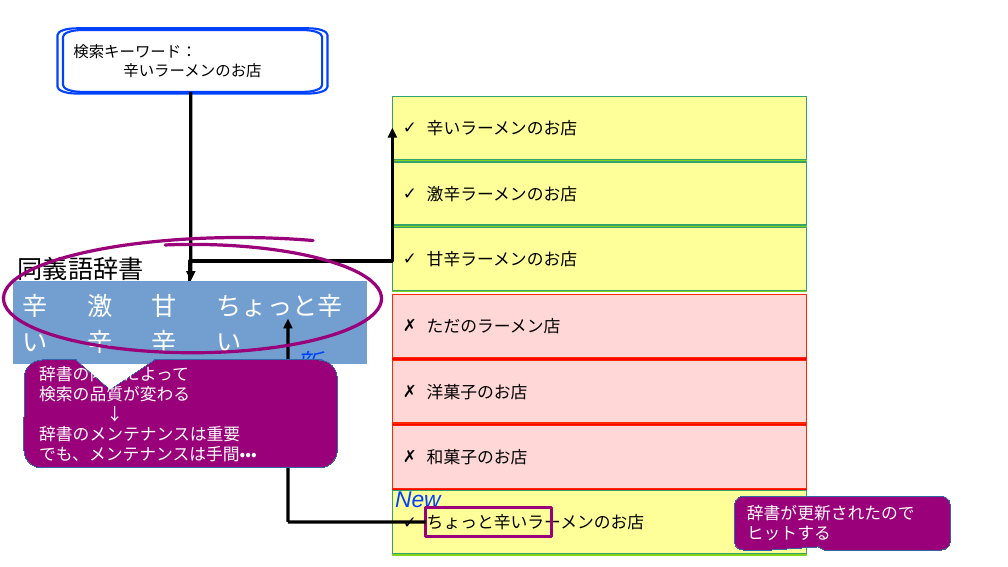
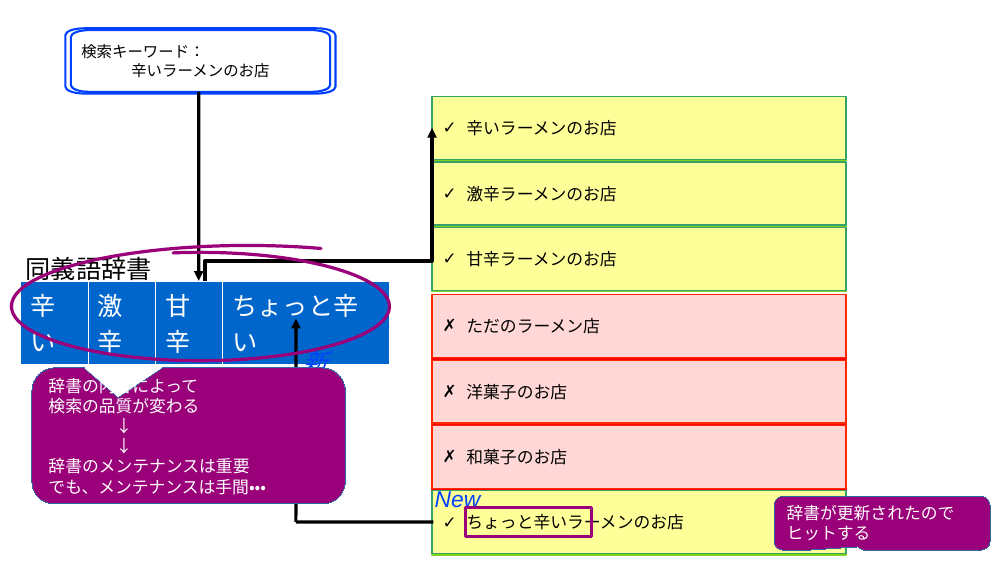
Before and after one commit to komainu8/rabbit-slide-komainu8-postgresql-conference-japan-2025, a slide deck: slide 5 of images.odp. Drawn at 1008x567 pixels with LibreOffice and Linux fonts; fonts in the diff are those of the drawing. Boxes give left, top, right and bottom in pixels: in the first picture for what was removed or moved away, otherwise in the second. Text is boxed around its words. In the diff, an @@ line names an element or a change of style, - is before the commit and + after.

```diff
--- a/images.odp
+++ b/images.odp
@@ 3 freeform shapes, 2 texts, 2 arrows, 1 line: place and size @@
-3 freeform shapes, 2 texts, 2 arrows, 1 line at (18, 28, 425, 522)
+3 freeform shapes, 2 texts, 2 arrows, 1 line at (26, 28, 433, 522)
@@ elbow arrow moved from (190, 281) - (392, 128) to (205, 281) - (432, 128) @@
@@ arc (boxed as its full ellipse): place and size @@
-arc (boxed as its full ellipse) at (4, 245, 382, 353)
+arc (boxed as its full ellipse) at (11, 252, 389, 360)
@@ arc (boxed as its full ellipse): place and size @@
-arc (boxed as its full ellipse) at (4, 238, 477, 359)
+arc (boxed as its full ellipse) at (11, 246, 484, 367)
@@ table at (20, 281, 390, 361) @@
@@ fill #729FCF to #0066CC in row 1 @@
@@ borders changed @@
@@ table: place and size @@
-table at (13, 281, 367, 358)
+table at (20, 281, 390, 361)
@@ text in rounded speech box at (32, 368, 346, 504): paragraph added @@
+↓
@@ rounded speech box "辞書の内容によって": place and size @@
-rounded speech box "辞書の内容によって" at (24, 360, 338, 468)
+rounded speech box "辞書の内容によって" at (32, 368, 346, 504)
@@ rounded speech box "辞書の内容によって" at (32, 368, 346, 504): proportions changed @@
@@ 8 rectangles, 1 text, 1 rounded speech box: place and size @@
-8 rectangles, 1 text, 1 rounded speech box at (392, 97, 951, 553)
+8 rectangles, 1 text, 1 rounded speech box at (432, 97, 990, 553)
```
Also in this commit, not shown: 7 other slides changed, 7 other files.
